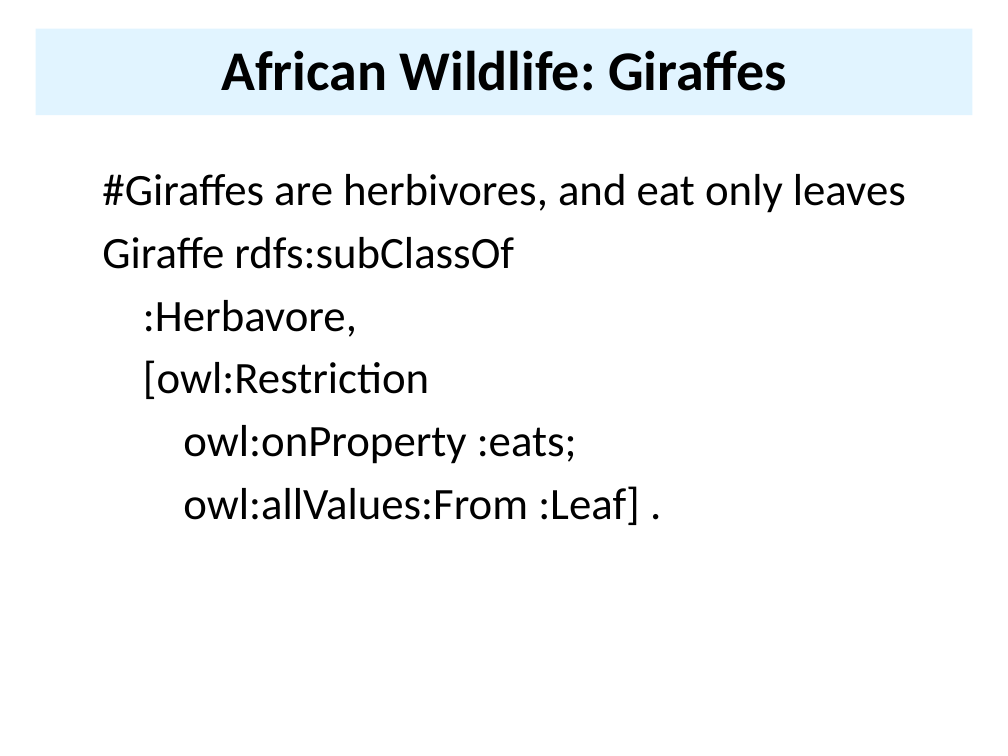
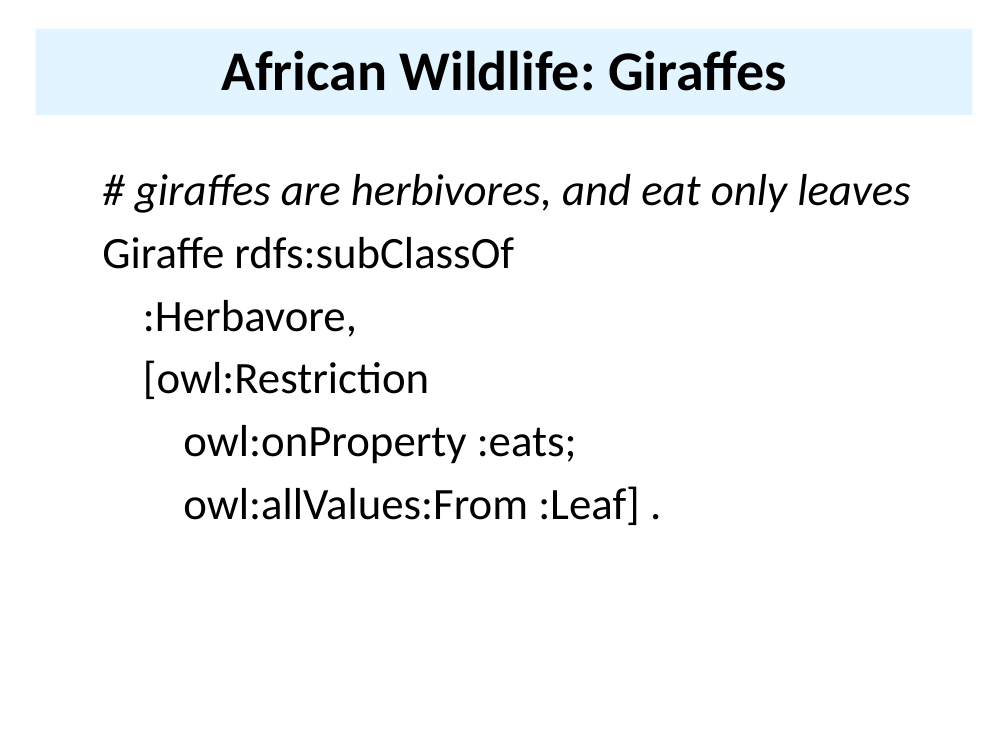
Before and after one commit to UMBC-CMSC-491-691-F19-Knowledge-Graphs/class_material, a slide deck: slide 85 of notes/07_owl/07OWL.pptx (slide 83 before the commit). Drawn at 1008x756 pixels with LibreOffice and Linux fonts; fonts in the diff are those of the drawing. Boxes give left, top, right and bottom in pixels: in the first picture for what was removed or moved away, otherwise in the second. Text is boxed around its words. In the diff, an @@ line names an element or a change of style, - is before the commit and + after.

```diff
--- a/notes/07_owl/07OWL.pptx
+++ b/notes/07_owl/07OWL.pptx
@@ text at [135, 174, 910, 213]: text changed; italic on @@
-#Giraffes are herbivores, and eat only leaves
+# giraffes are herbivores, and eat only leaves
```
Also in this commit, not shown: 8 other slides changed, 3 slides added, 1 slide removed, 2 other files.
